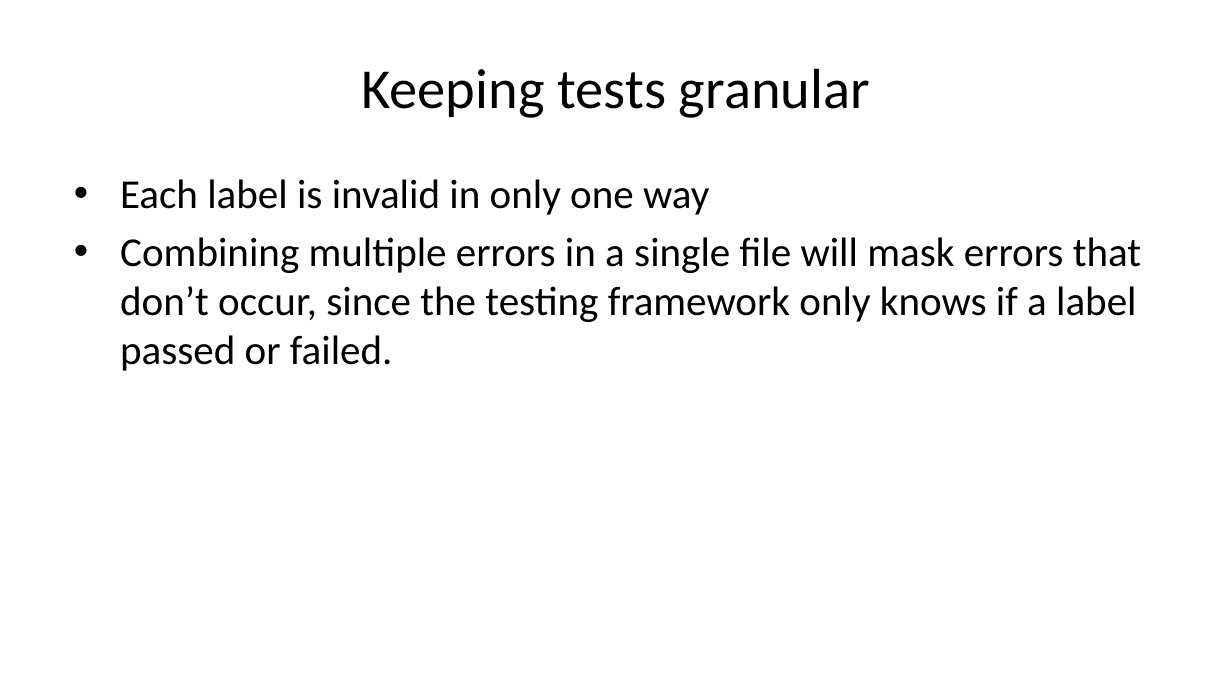
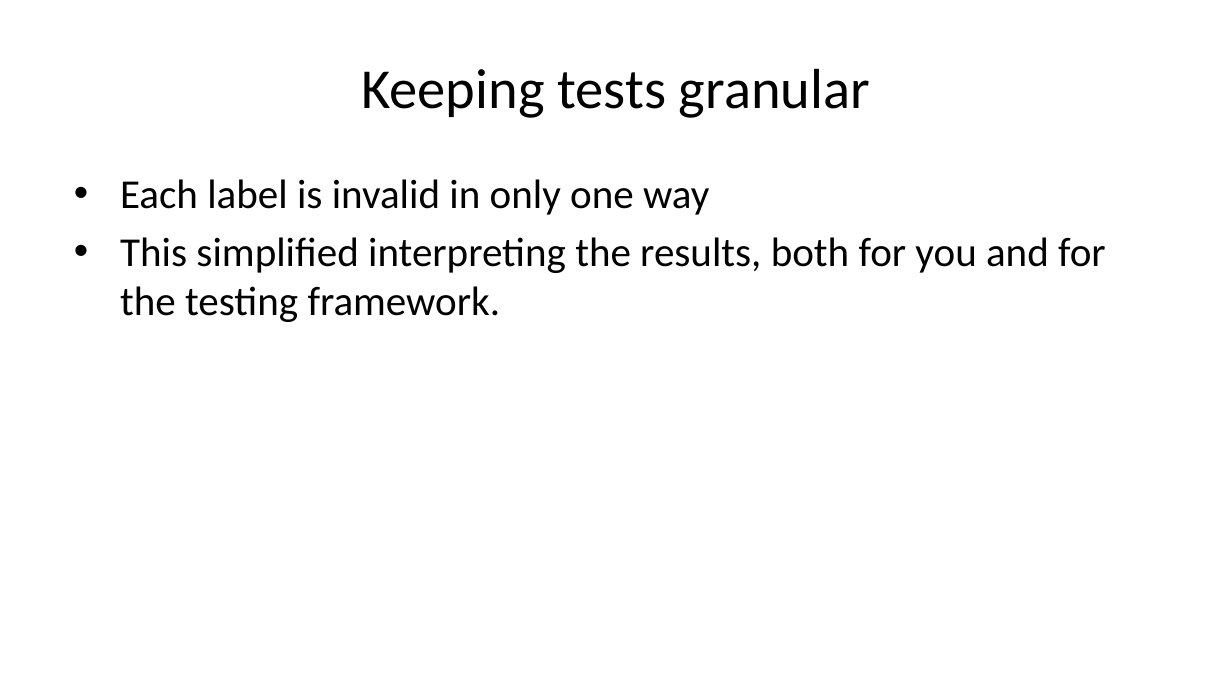
Before and after one commit to sbn-psi/dmsp, a slide deck: slide 7 of LDDTesting/stone-LDDTestingTechniques.pptx. Drawn at 1232x693 pixels with LibreOffice and Linux fonts; fonts in the diff are those of the drawing. Boxes give left, top, right and bottom in pixels: in the first picture for what was removed or moved away, otherwise in the second. Text is boxed around its words. In the diff, an @@ line names an element or a change of style, - is before the commit and + after.

```diff
--- a/LDDTesting/stone-LDDTestingTechniques.pptx
+++ b/LDDTesting/stone-LDDTestingTechniques.pptx
@@ text at <box>120,237,1106,322</box>: text changed @@
-• Combining multiple errors in a single file will mask errors that don’t occur, since the testing framework only knows if a label passed or failed.
+• This simplified interpreting the results, both for you and for the testing framework.
```
Also in this commit, not shown: 11 other slides changed, 2 other files.
